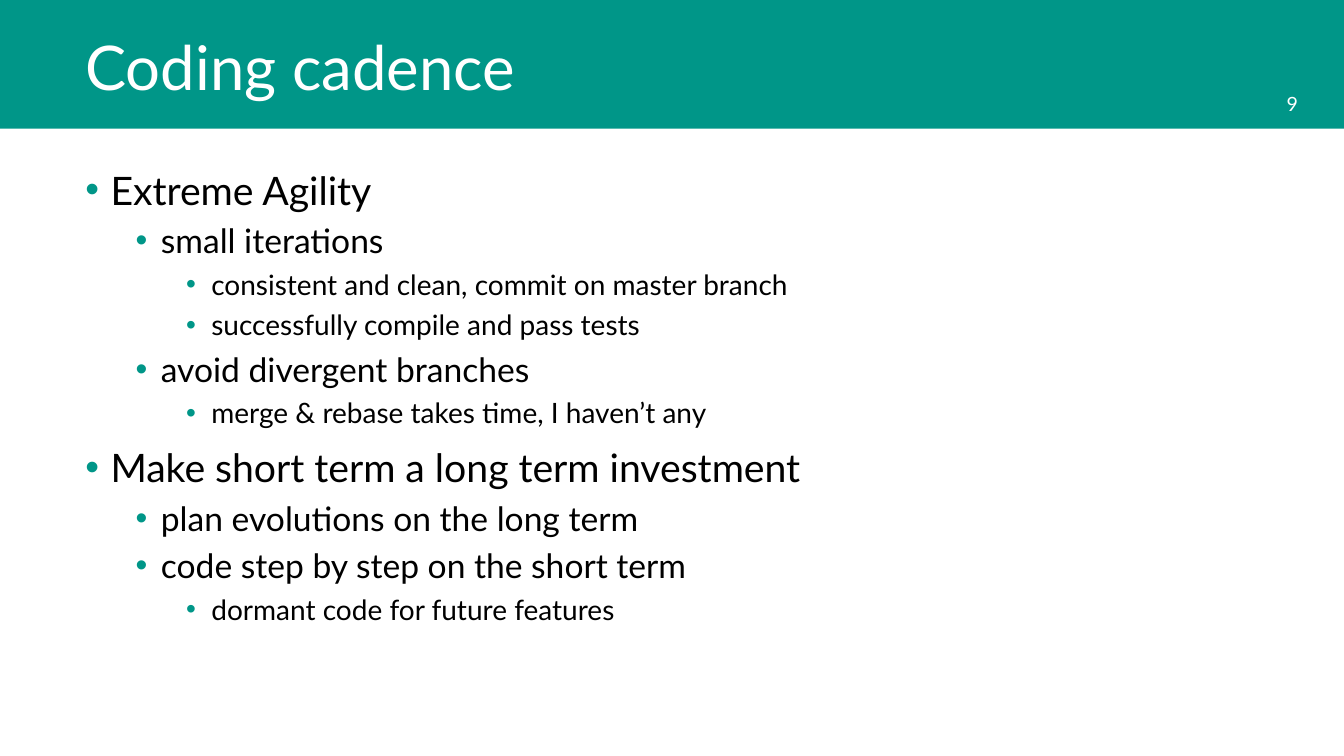
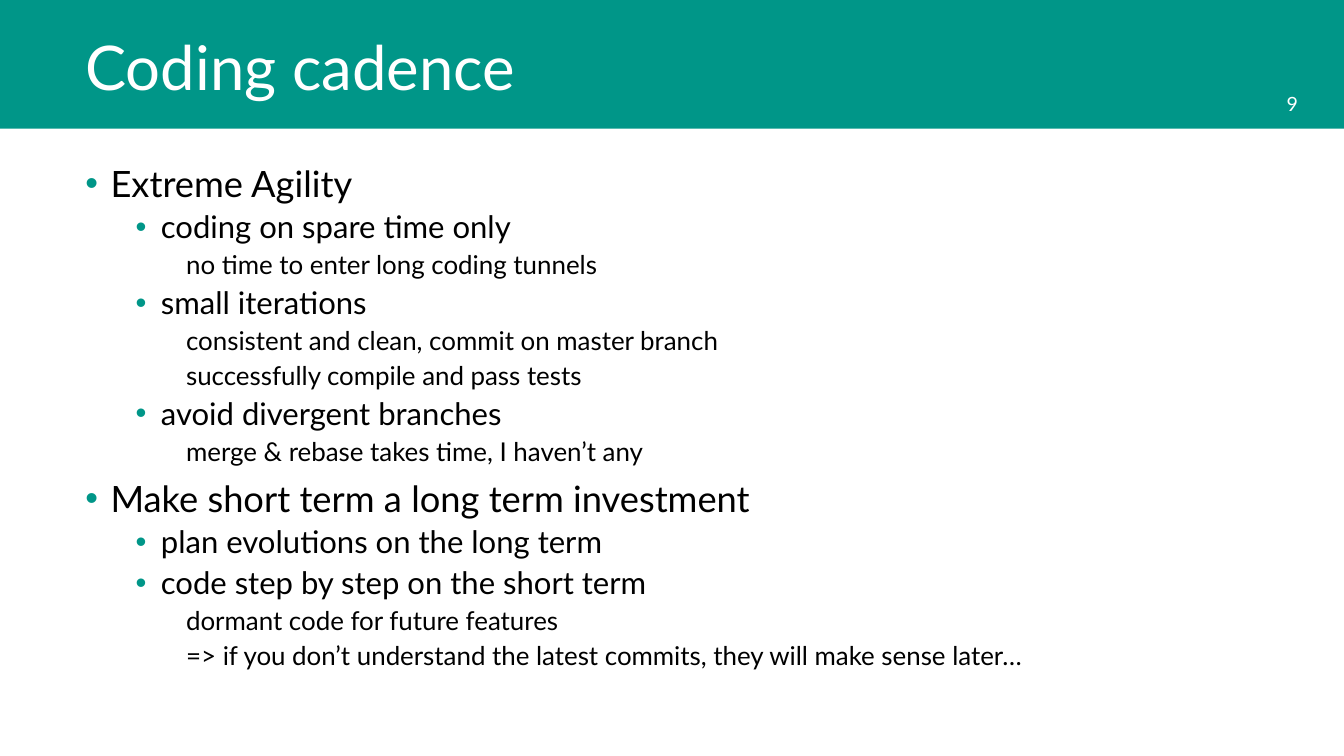
Before and after one commit to tsduck/tsduck, a slide deck: slide 9 of doc/tsduck-project.pptx. Drawn at 1344x756 pixels with LibreOffice and Linux fonts; fonts in the diff are those of the drawing; background and template pictures are left out. Boxes give left, top, right and bottom in pixels: in the first picture for what was removed or moved away, otherwise in the second. Text is boxed around its words. In the diff, an @@ line names an element or a change of style, - is before the commit and + after.

```diff
--- a/doc/tsduck-project.pptx
+++ b/doc/tsduck-project.pptx
@@ text at [111,170,750,631]: size 28 to 25.9 pt in "Extreme Agility", "Make short term a long term investment"; size 24 to 22.2 pt in "small iterations", "avoid divergent branches", "plan evolutions on the long term", "code step by step on the short ..."; size 20 to 18.5 pt in "consistent and clean, commit on master branch", "successfully compile and pass tests", "merge & rebase takes time, I haven’t ...", "dormant code for future features"; line spacing 1 to 0.9; bullet • to none @@
@@ text at [161,215,597,279]: paragraphs added @@
+  • coding on spare time only
+    no time to enter long coding tunnels
@@ text at [223,645,1021,670]: paragraph added @@
+    => if you don’t understand the latest commits, they will make sense later…
```
Also in this commit, not shown: 9 other slides changed, 8 other files.
